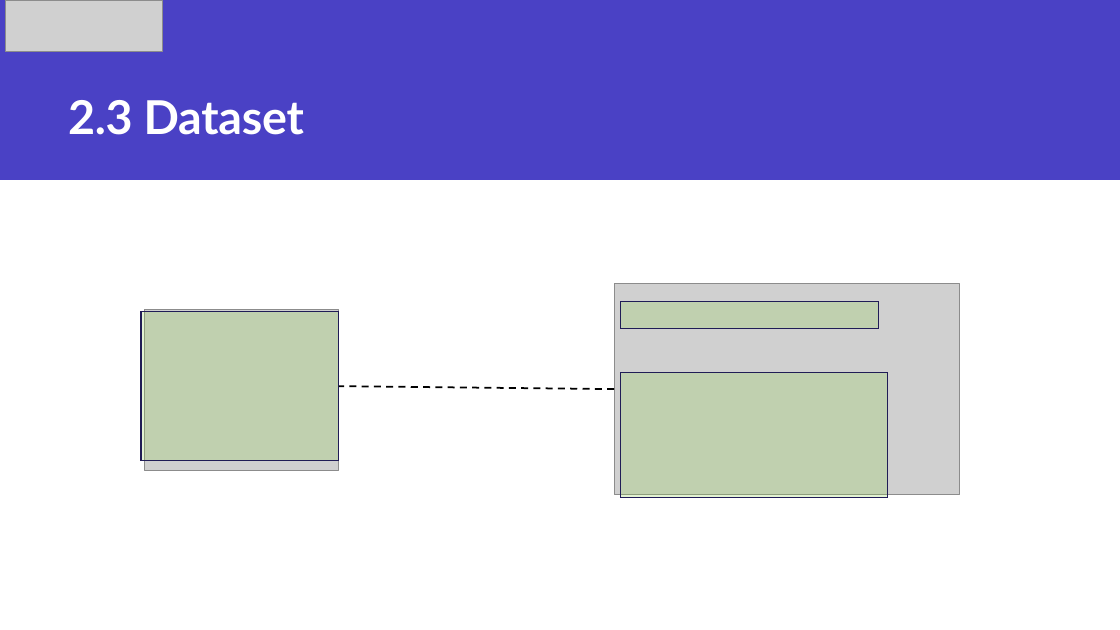
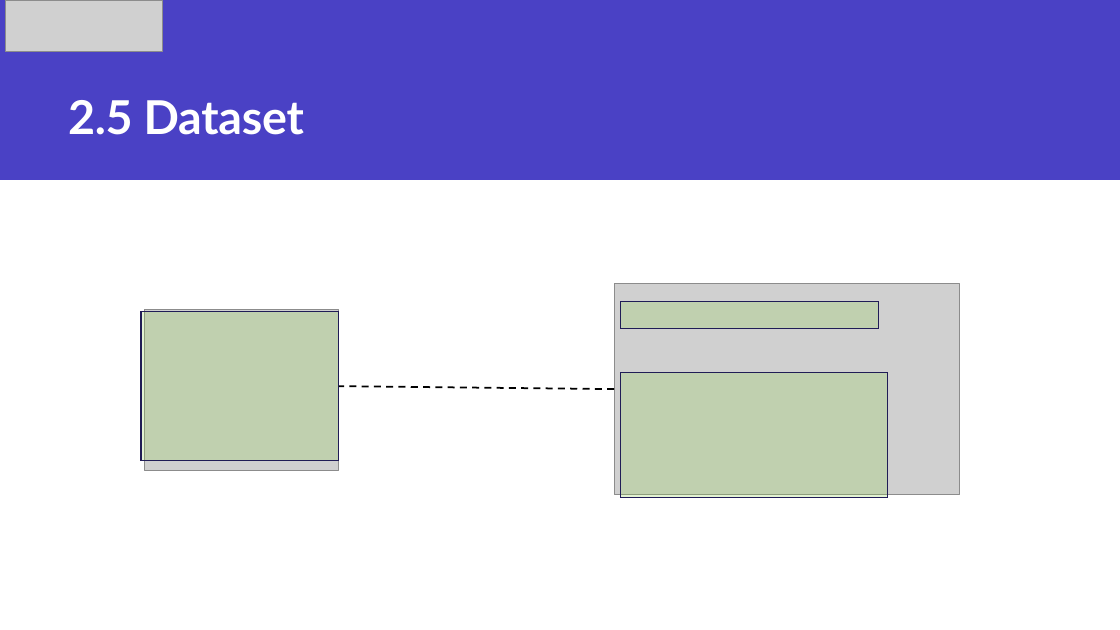
Before and after one commit to eliMedig/e-Portfolio, a slide deck: slide 9 of files/Individual_Presentation.pptx. Drawn at 1120x630 pixels with LibreOffice and Linux fonts; fonts in the diff are those of the drawing; grey boxes stand for pictures. Boxes give left, top, right and bottom in pixels: in the first picture for what was removed or moved away, otherwise in the second. Text is boxed around its words. In the diff, an @@ line names an element or a change of style, - is before the commit and + after.

```diff
--- a/files/Individual_Presentation.pptx
+++ b/files/Individual_Presentation.pptx
@@ title at <box>68,100,304,135</box>: text changed @@
-2.3 Dataset
+2.5 Dataset
```
Also in this commit, not shown: 5 other slides changed, 3 other files.
